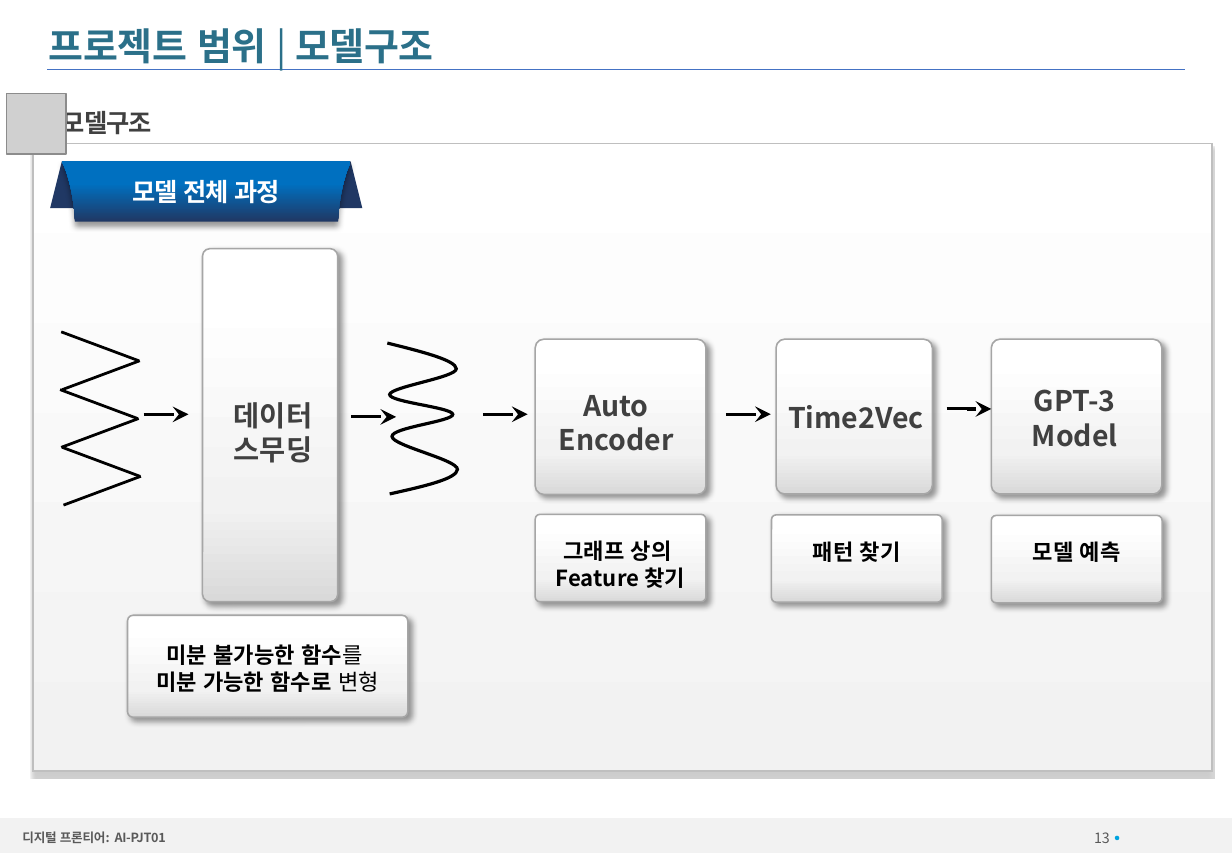
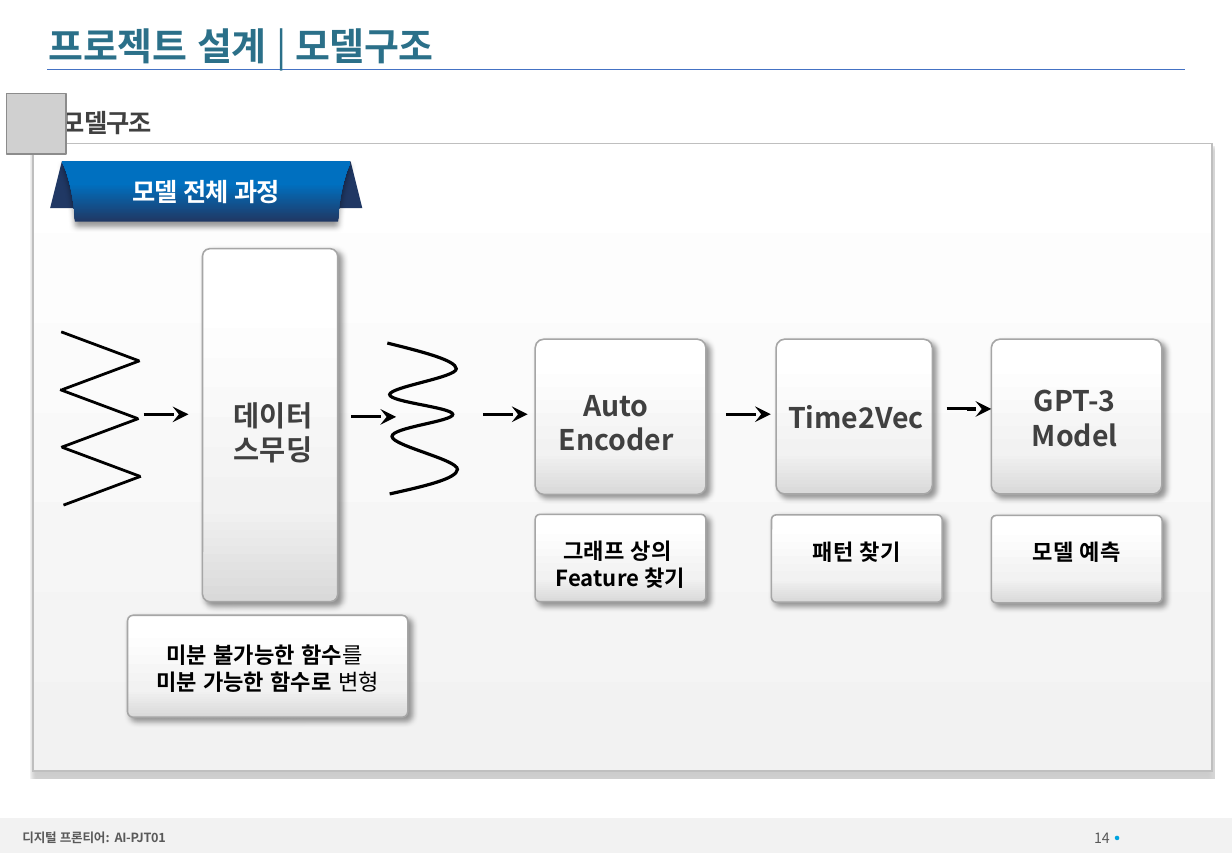
Before and after one commit to chaegon/DigitalFrontier, a slide deck: slide 14 of 산출물/AI3팀_펀더멘탈 분석을 통한 주식 추천 서비스_착수보고서.pptx (slide 13 before the commit). Drawn at 1232x853 pixels with LibreOffice and Linux fonts; fonts in the diff are those of the drawing; grey boxes stand for pictures; background and template pictures are left out. Boxes give left, top, right and bottom in pixels: in the first picture for what was removed or moved away, otherwise in the second. Text is boxed around its words. In the diff, an @@ line names an element or a change of style, - is before the commit and + after.

```diff
--- a/산출물/AI3팀_펀더멘탈 분석을 통한 주식 추천 서비스_착수보고서.pptx
+++ b/산출물/AI3팀_펀더멘탈 분석을 통한 주식 추천 서비스_착수보고서.pptx
@@ title at (x1=49, y1=28, x2=434, y2=70): text changed @@
-프로젝트 범위 | 모델구조
+프로젝트 설계 | 모델구조
@@ page number at (x1=1094, y1=832, x2=1110, y2=843): text changed @@
-13
+14
```
Also in this commit, not shown: 11 other slides changed.
